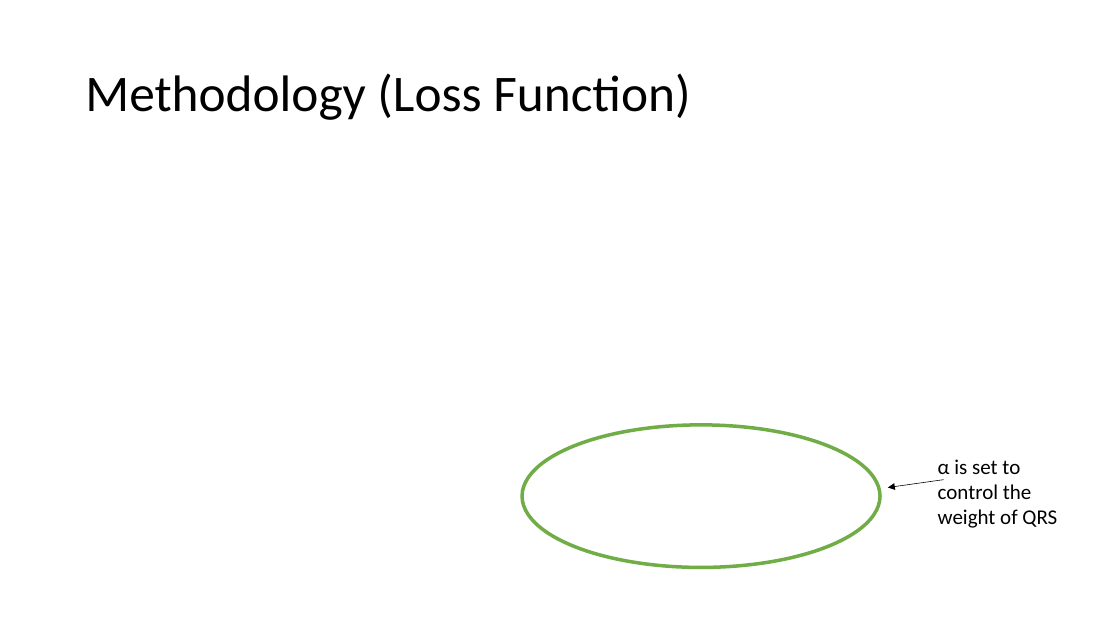
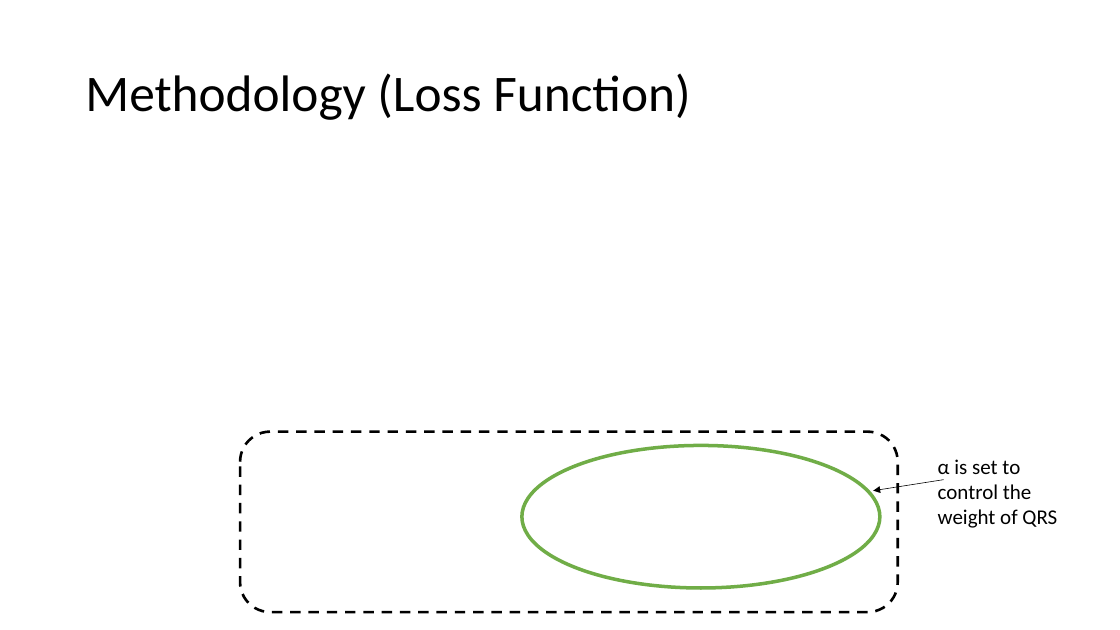
Before and after one commit to ben120-web/MSc-Project, a slide deck: slide 10 of Electrode Motion Denoising/reports/DeepLearningElectrodeMotionRemoval.pptx. Drawn at 1120x630 pixels with LibreOffice and Linux fonts; fonts in the diff are those of the drawing; grey boxes stand for pictures. Boxes give left, top, right and bottom in pixels: in the first picture for what was removed or moved away, otherwise in the second. Text is boxed around its words. In the diff, an @@ line names an element or a change of style, - is before the commit and + after.

```diff
--- a/Electrode Motion Denoising/reports/DeepLearningElectrodeMotionRemoval.pptx
+++ b/Electrode Motion Denoising/reports/DeepLearningElectrodeMotionRemoval.pptx
@@ rounded rectangle added at [240,432,898,613], outline #000000 2.25 pt dashed @@
@@ ellipse: place and size @@
-ellipse at [522,425,880,568]
+ellipse at [522,445,880,588]
@@ arrow moved from (944, 480) - (888, 487) to (944, 480) - (874, 491) @@
```
Also in this commit, not shown: 7 other slides changed.
